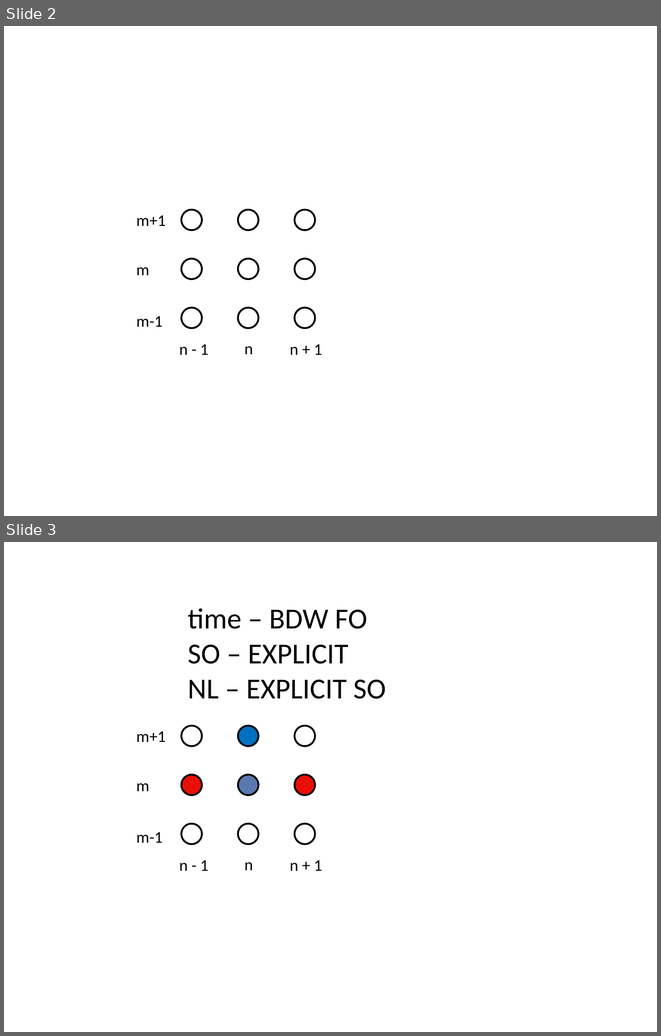
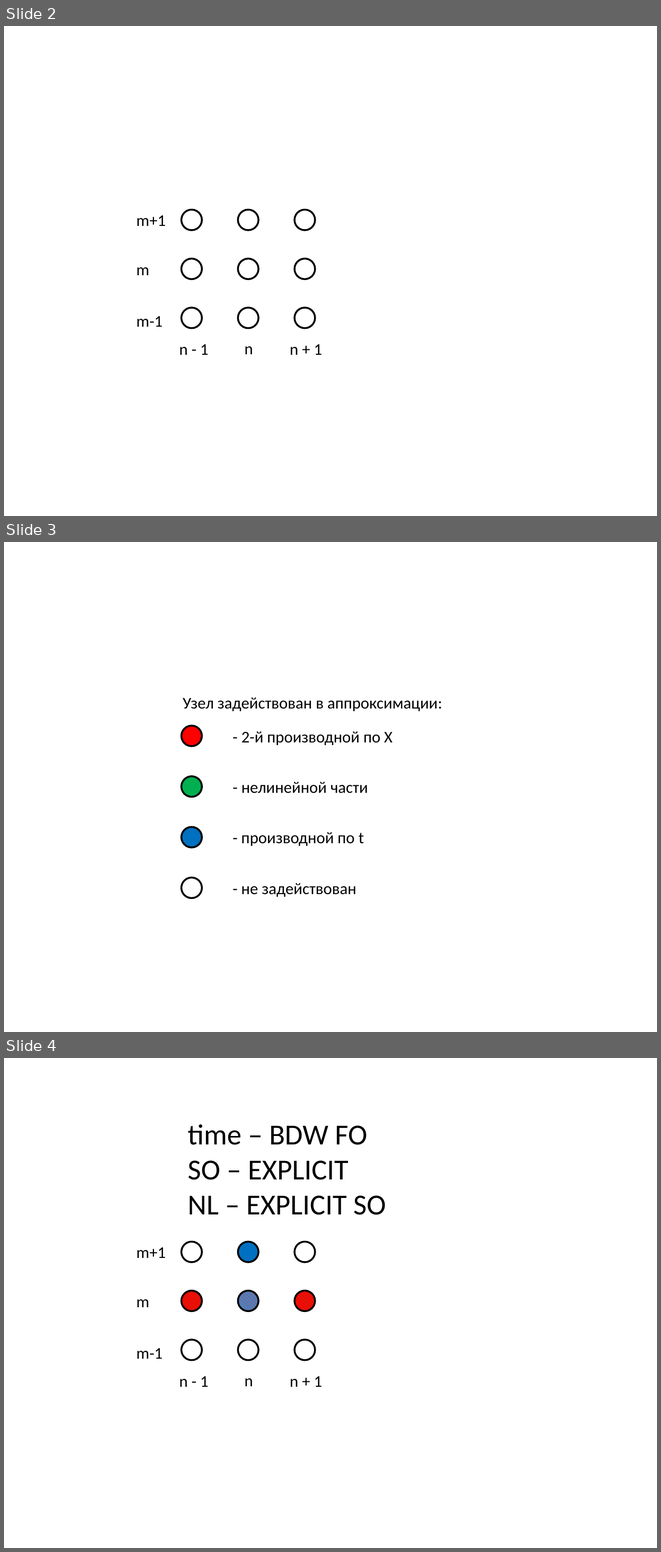
Before and after one commit to Manarom/seminars, a slide deck: applications/InverseHeatTransfer/sem27/finite_difference_scheme.pptx. Shown one above the other, each under a label of ours: slides 2 and 3 before the commit, slides 2, 3 and 4 after it. The pictures are 661x1036 and 661x1552 pixels, drawn with LibreOffice and Linux fonts; fonts in the diff are those of the drawing. Boxes give left, top, right and bottom in pixels: in the first picture for what was removed or moved away, otherwise in the second. Text is boxed around its words. In the diff, an @@ line names an element or a change of style, - is before the commit and + after.

```diff
--- a/applications/InverseHeatTransfer/sem27/finite_difference_scheme.pptx
+++ b/applications/InverseHeatTransfer/sem27/finite_difference_scheme.pptx
@@ slide 3 added at <box>4,542,657,1032</box>, background #FFFFFF @@
@@ text added at <box>183,697,442,711</box>, 18 pt, text #000000 @@
+Узел задействован в аппроксимации:
@@ ellipse added at <box>182,725,202,746</box>, fill #FF0000, outline #000000 2 pt @@
@@ text added at <box>241,731,392,745</box>, 18 pt, text #000000 @@
+- 2-й производной по Х
@@ ellipse added at <box>182,776,202,796</box>, fill #00B050, outline #000000 2 pt @@
@@ text added at <box>241,782,368,793</box>, 18 pt, text #000000 @@
+- нелинейной части
@@ ellipse added at <box>182,827,202,847</box>, fill #0070C0, outline #000000 2 pt @@
@@ text added at <box>241,832,364,846</box>, 18 pt, text #000000 @@
+- производной по t
@@ ellipse added at <box>182,877,202,898</box>, outline #000000 2 pt @@
@@ text added at <box>241,883,356,897</box>, 18 pt, text #000000 @@
+- не задействован
@@ what was slide 3 is now slide 4 @@
```
Also in this commit, not shown: 3 other slides added, 7 other files.
